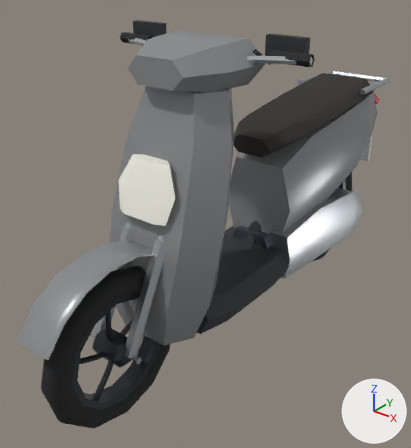
Before and after pictures for a commit that changed the glTF model priv/models/honda_vision_110.far.glb.
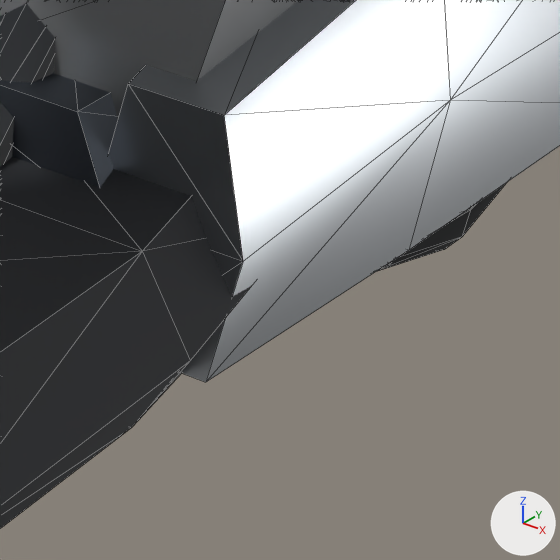
Each version is shown whole from a 50 mm camera at (1.056, -1.51, 1.308) aimed at (-0.077, -0.093, 0.43), then close up on the part from 61% to 82% of the width and 49% to 68% of the height. Lighting does not change. The marker at lower right points along +X, +Y and +Z. The first two pictures are the older version. The close-ups show mesh edges as thin lines. Where no turn or scale is listed for an object, it has been applied to the vertices.

In view in the first close-up: 'engine', 'honda_vision_110', 'rear_wheel'.
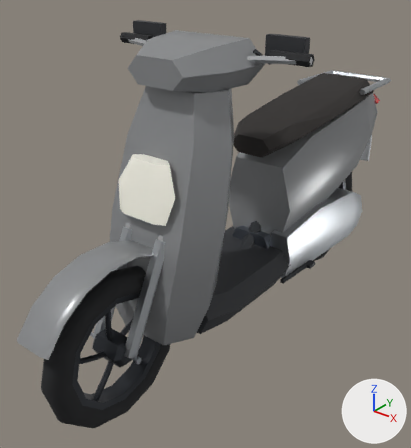
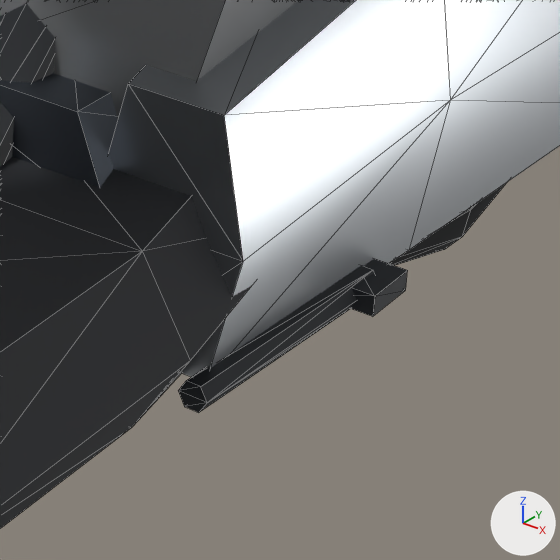
The change, as a list of edits to the scene's bpy script:
```text
Add me_side_stand:
    me_side_stand.from_pydata(...)  # 20 vertices, 32 faces; spans x -0.01..0.03, y -0.001..0.195, z -0.009..0.009
    me_side_stand.materials.append(mat_black)  # black #1f2328
Add ob_side_stand:
    ob_side_stand = bpy.data.objects.new('side_stand', me_side_stand)
    ob_side_stand.location = (0.15, 0.0755, 0.2)
```

Pixel boxes [x1, y1, x2, y2] of what changed, in the close-ups (560 x 560 px):
'side_stand', added (black): after [178, 259, 408, 413]
